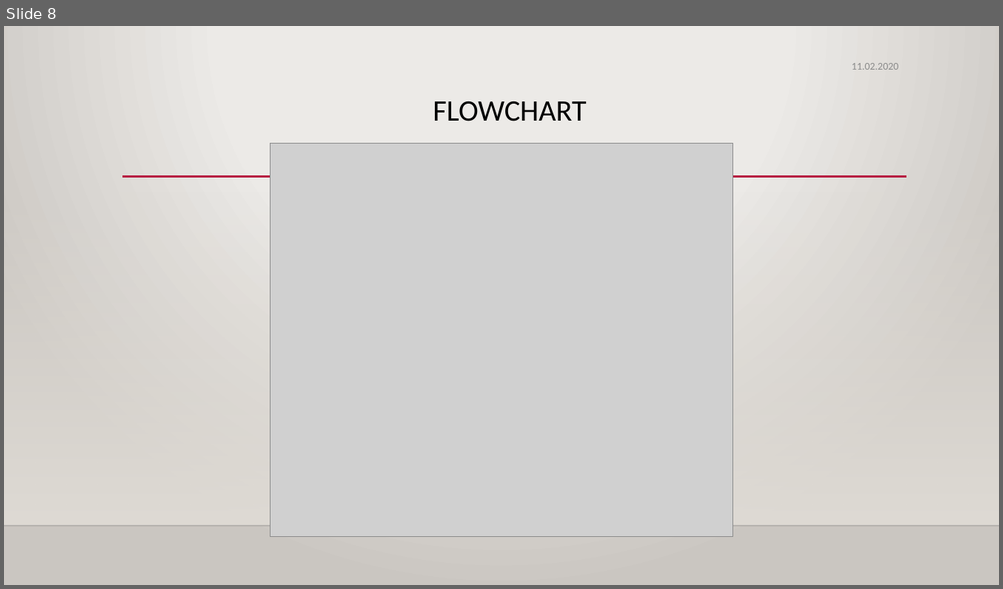
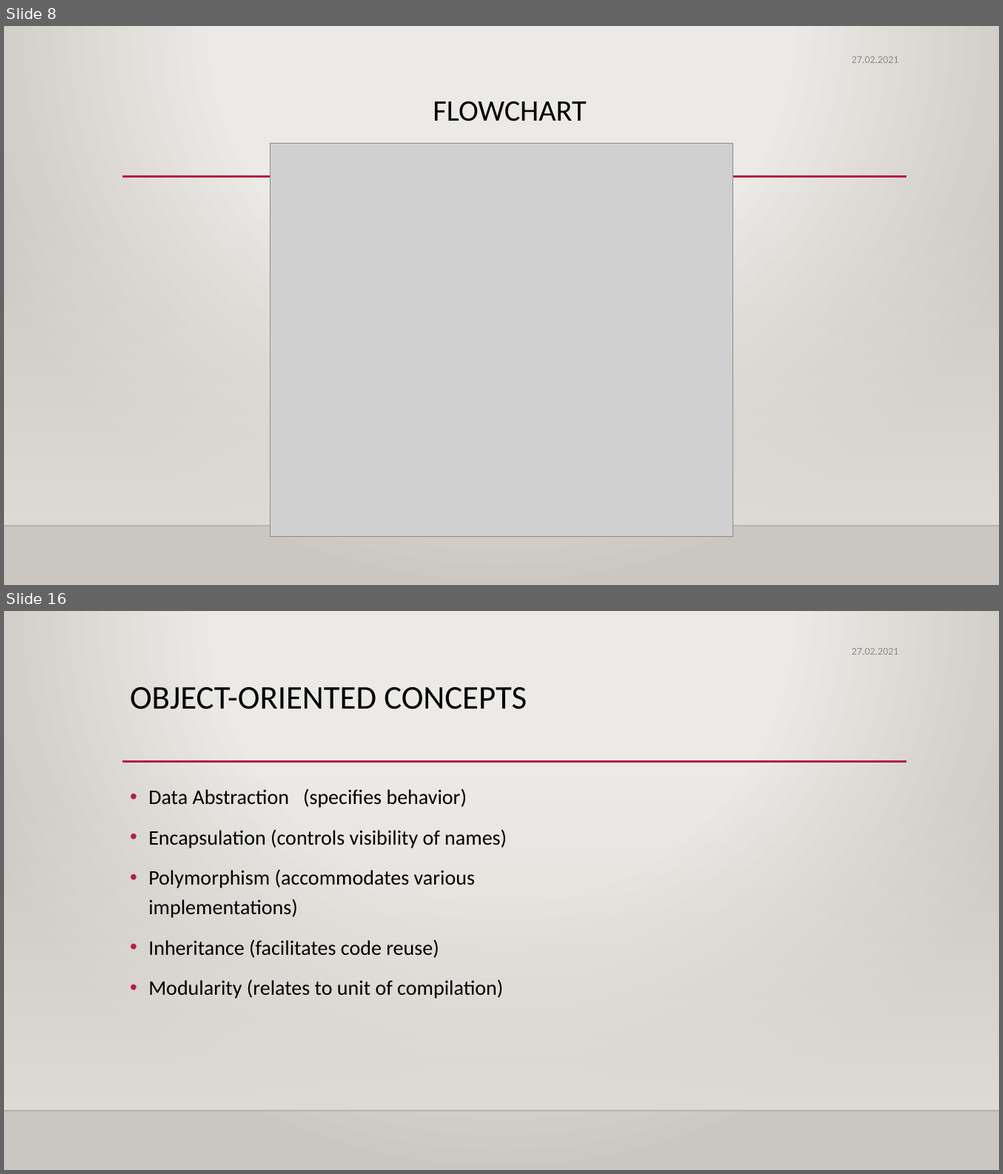
Before and after one commit to Tuyji/Medipol_OOP_2021, a slide deck: w1/w1_OOP_2021.pptx. Shown one above the other, each under a label of ours: slide 8 before the commit, slides 8 and 16 after it; the slides between them are not shown. The pictures are 1003x589 and 1003x1174 pixels, drawn with LibreOffice and Linux fonts; fonts in the diff are those of the drawing; grey boxes stand for pictures; background and template pictures are left out. Boxes give left, top, right and bottom in pixels: in the first picture for what was removed or moved away, otherwise in the second. Text is boxed around its words. In the diff, an @@ line names an element or a change of style, - is before the commit and + after.

```diff
--- a/w1/w1_OOP_2021.pptx
+++ b/w1/w1_OOP_2021.pptx
@@ slide 16 added at (x1=4, y1=611, x2=999, y2=1170), background gradient #ECEAE7 to #CAC7C1; not listed: 3 template elements that a slide beside it also shows @@
@@ text added at (x1=851, y1=648, x2=899, y2=655), 10 pt, text #8C8C8C @@
+27.02.2021
@@ title added at (x1=130, y1=687, x2=526, y2=709), 32 pt, text #000000 @@
+OBJECT-ORIENTED CONCEPTS
@@ text added at (x1=148, y1=789, x2=506, y2=999), 20 pt, text #000000 @@
+• Data Abstraction (specifies behavior)
+• Encapsulation (controls visibility of names)
+• Polymorphism (accommodates various implementations)
+• Inheritance (facilitates code reuse)
+• Modularity (relates to unit of compilation)
@@ slide 8 changed as well @@
@@ text at (x1=851, y1=56, x2=899, y2=63): text changed @@
-11.02.2020
+27.02.2021
```
Also in this commit, not shown: 9 other slides changed, 8 other slides added, 11 other files.
